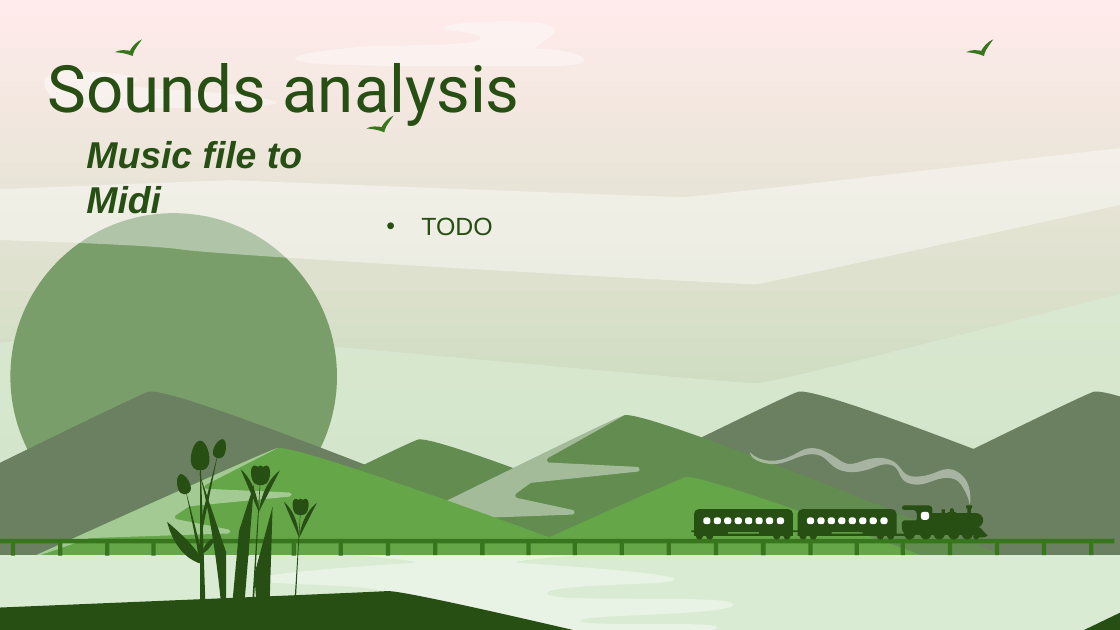
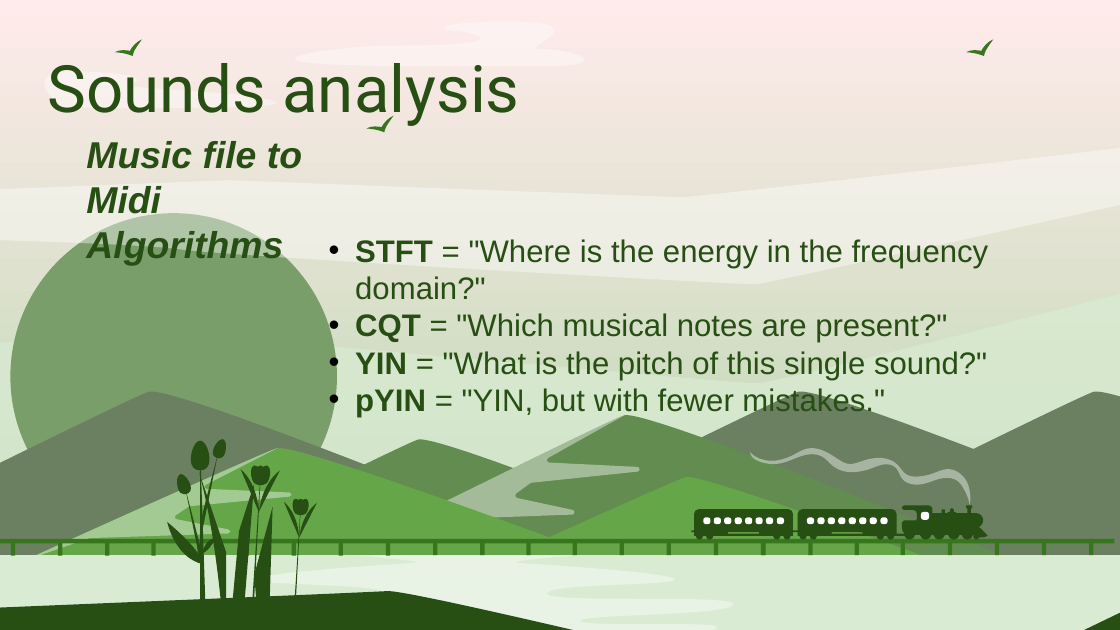
Before and after one commit to Smoother19/MusicAnimation, a slide deck: slide 4 of docs/presentation/PresProto.pptx. Drawn at 1120x630 pixels with LibreOffice and Linux fonts; fonts in the diff are those of the drawing. Boxes give left, top, right and bottom in pixels: in the first picture for what was removed or moved away, otherwise in the second. Text is boxed around its words. In the diff, an @@ line names an element or a change of style, - is before the commit and + after.

Commit message:
Now we have the sound

```diff
--- a/docs/presentation/PresProto.pptx
+++ b/docs/presentation/PresProto.pptx
@@ text at box(86, 228, 283, 265): paragraph added @@
+Algorithms
@@ text added at box(355, 239, 989, 417), 20 pt, text #274E13 @@
+• STFT = "Where is the energy in the frequency domain?"
+• CQT = "Which musical notes are present?"
+• YIN = "What is the pitch of this single sound?"
+• pYIN = "YIN, but with fewer mistakes."
@@ subtitle removed at box(421, 217, 492, 236) @@
-• TODO
```
Also in this commit, not shown: 6 other slides changed, 1 slide added, 1 other file.
